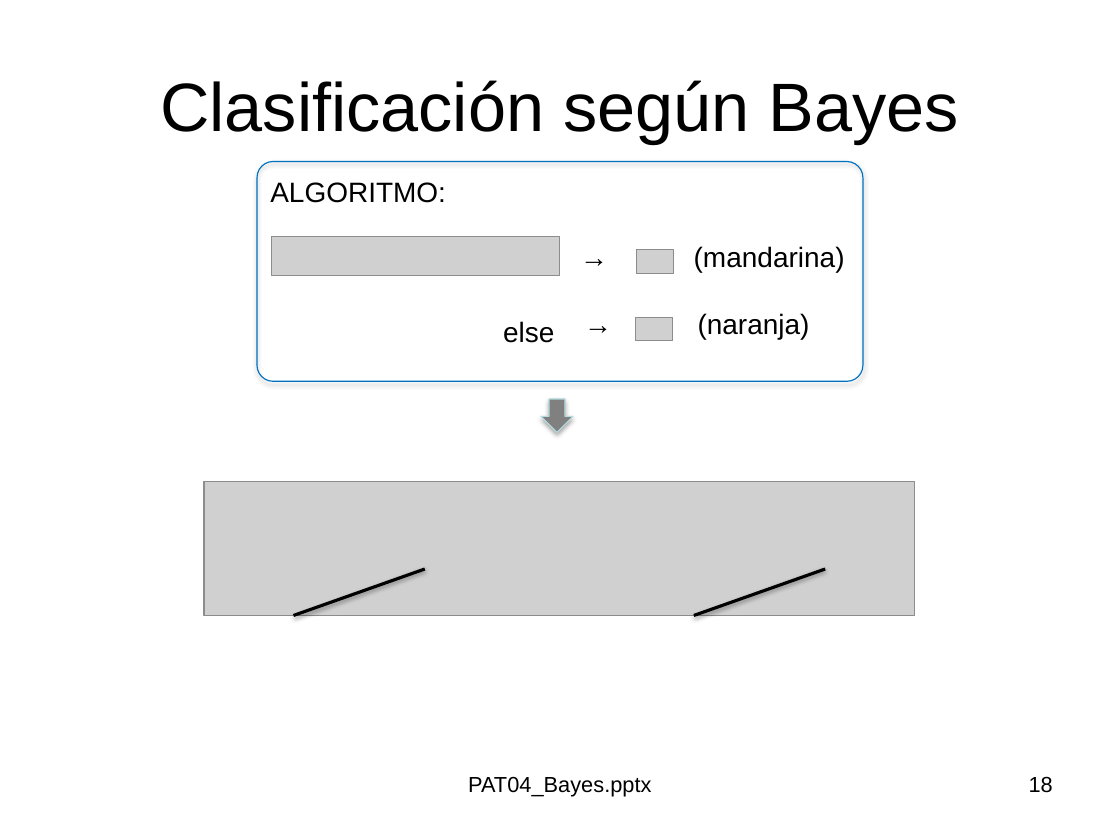
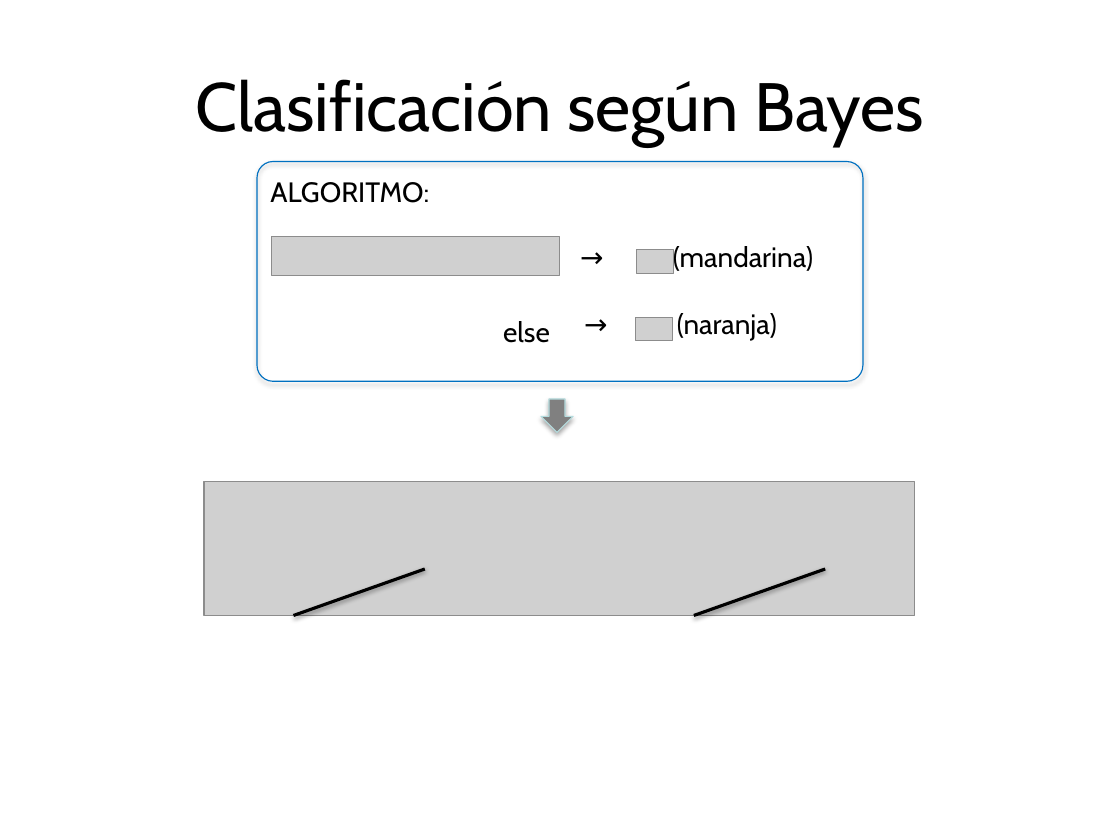
Before and after one commit to domingomery/patrones, a slide deck: slide 18 of clases/Cap04_Clasificacion/presentations/PAT04_Bayes.pptx. Drawn at 1120x840 pixels with LibreOffice and Linux fonts; fonts in the diff are those of the drawing; grey boxes stand for pictures. Boxes give left, top, right and bottom in pixels: in the first picture for what was removed or moved away, otherwise in the second. Text is boxed around its words. In the diff, an @@ line names an element or a change of style, - is before the commit and + after.

```diff
--- a/clases/Cap04_Clasificacion/presentations/PAT04_Bayes.pptx
+++ b/clases/Cap04_Clasificacion/presentations/PAT04_Bayes.pptx
@@ font Arial to Cabin in 5 elements at [195,79,924,146], [503,321,550,343], [673,246,813,273], [677,313,777,341], [270,182,429,203] @@
@@ text removed at [468,776,651,797] @@
-PAT04_Bayes.pptx
@@ page number removed at [1029,776,1053,793] @@
-18
```
Also in this commit, not shown: 32 other slides changed, 13 slides added, 13 other files.
